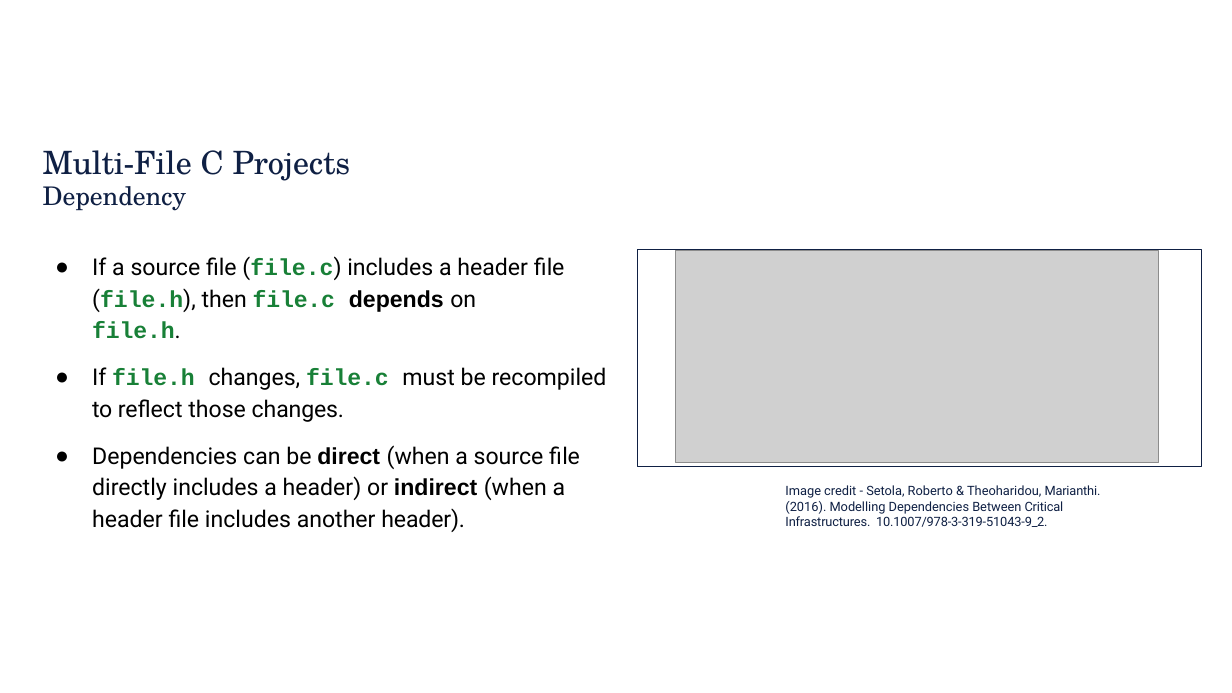
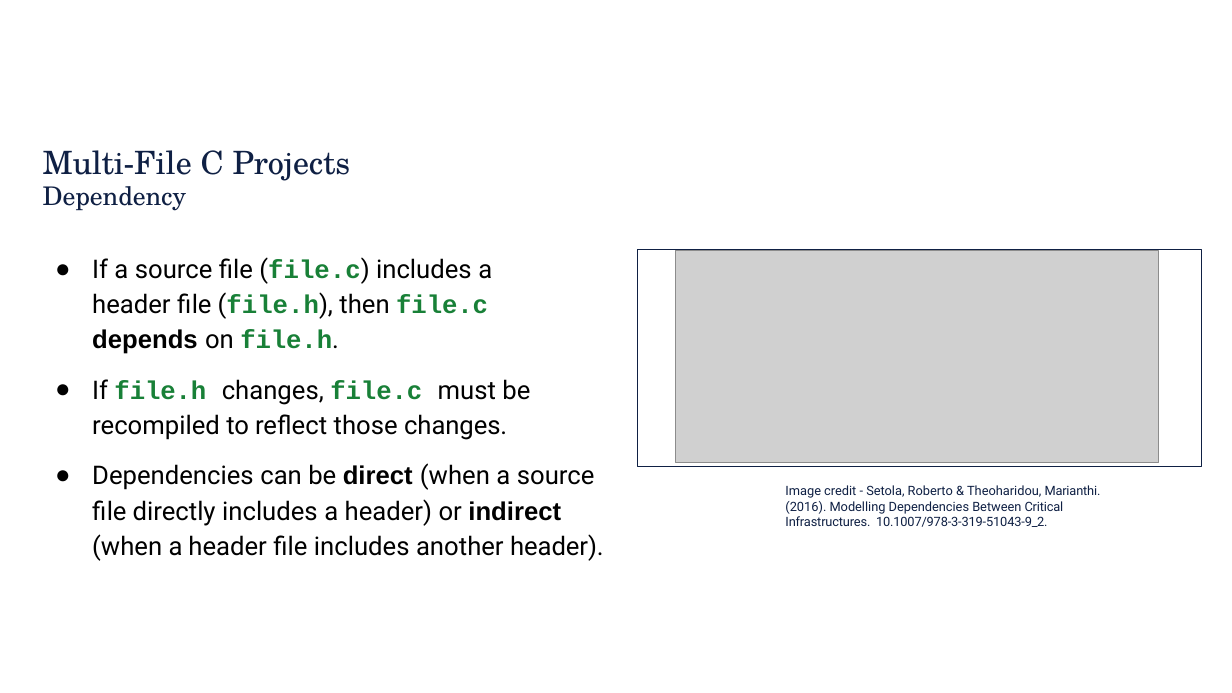
Before and after one commit to rbjohns8/CSC362-Spring-2026, a slide deck: slide 8 of Lecture Slides/08 - Compiling Multi-File Projects.pptx. Drawn at 1232x693 pixels with LibreOffice and Linux fonts; fonts in the diff are those of the drawing; grey boxes stand for pictures; background and template pictures are left out. Boxes give left, top, right and bottom in pixels: in the first picture for what was removed or moved away, otherwise in the second. Text is boxed around its words. In the diff, an @@ line names an element or a change of style, - is before the commit and + after.

```diff
--- a/Lecture Slides/08 - Compiling Multi-File Projects.pptx
+++ b/Lecture Slides/08 - Compiling Multi-File Projects.pptx
@@ text "If a source file (file.c) ..." at bbox=[92, 257, 603, 561]: size 18 to 20 pt @@
```
Also in this commit, not shown: 4 other slides changed, 38 other files.
